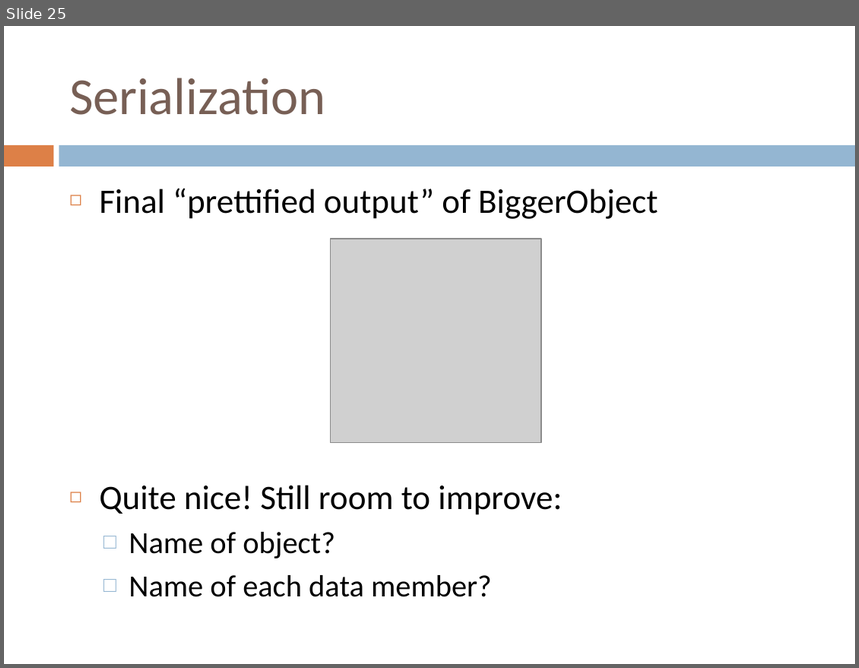
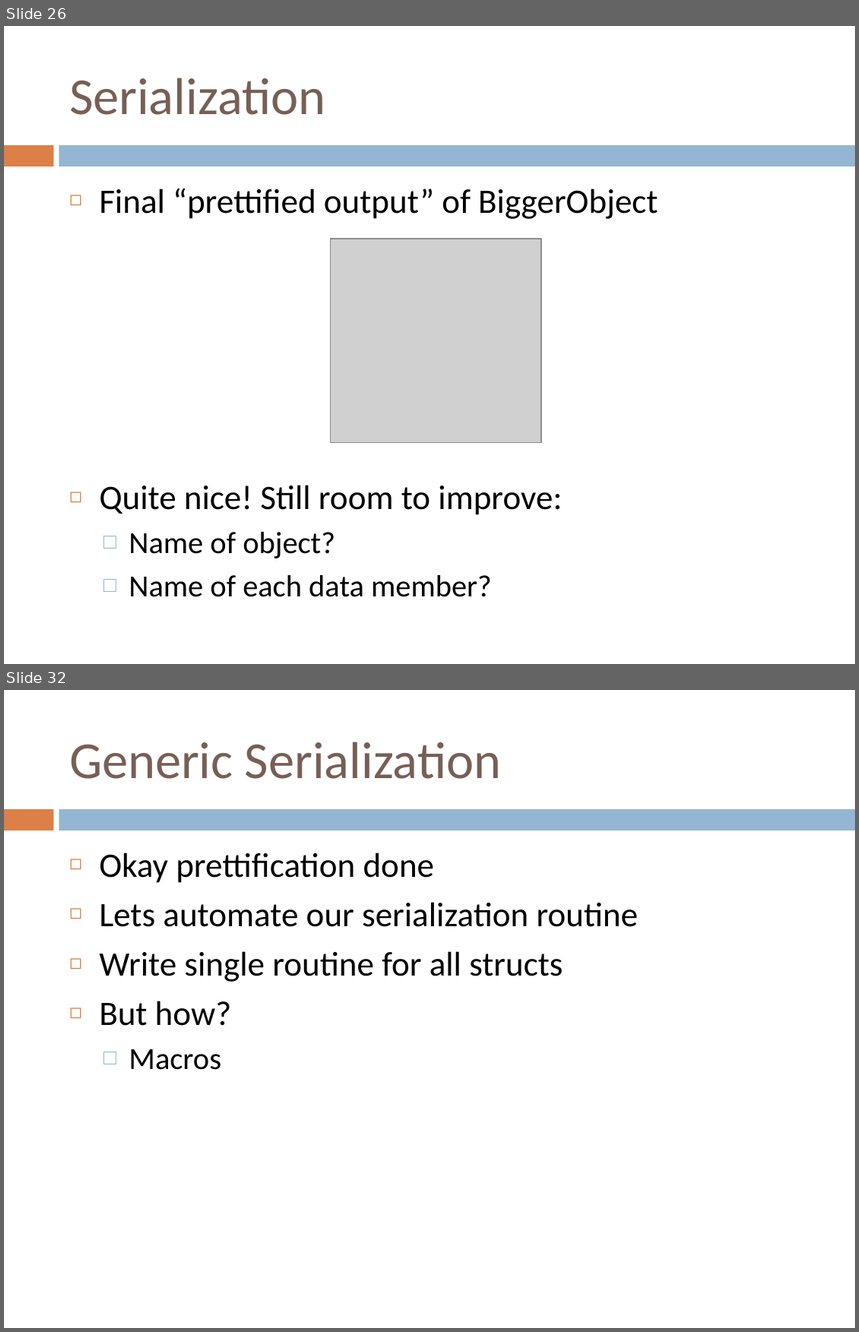
Before and after one commit to RandyGaul/GAM150Slides, a slide deck: GAM150_Club_Serialization.pptx. Shown one above the other, each under a label of ours: slide 25 before the commit, slides 26 and 32 after it; the slides between them are not shown. The pictures are 859x668 and 859x1332 pixels, drawn with LibreOffice and Linux fonts; fonts in the diff are those of the drawing; grey boxes stand for pictures. Boxes give left, top, right and bottom in pixels: in the first picture for what was removed or moved away, otherwise in the second. Text is boxed around its words. In the diff, an @@ line names an element or a change of style, - is before the commit and + after.

```diff
--- a/GAM150_Club_Serialization.pptx
+++ b/GAM150_Club_Serialization.pptx
@@ slide 32 added at <box>4,690,855,1328</box>, background #FFFFFF; not listed: 2 template elements that a slide beside it also shows @@
@@ title added at <box>69,742,501,779</box>, 44 pt, text #775F55 @@
+Generic Serialization
@@ text added at <box>99,853,639,1070</box>, 29 pt, text #000000 @@
+◻ Okay prettification done
+◻ Lets automate our serialization routine
+◻ Write single routine for all structs
+◻ But how?
+  □ Macros
@@ what was slide 25 is now slide 26 @@
```
Also in this commit, not shown: 18 slides changed, 15 other slides added, 1 other file.
